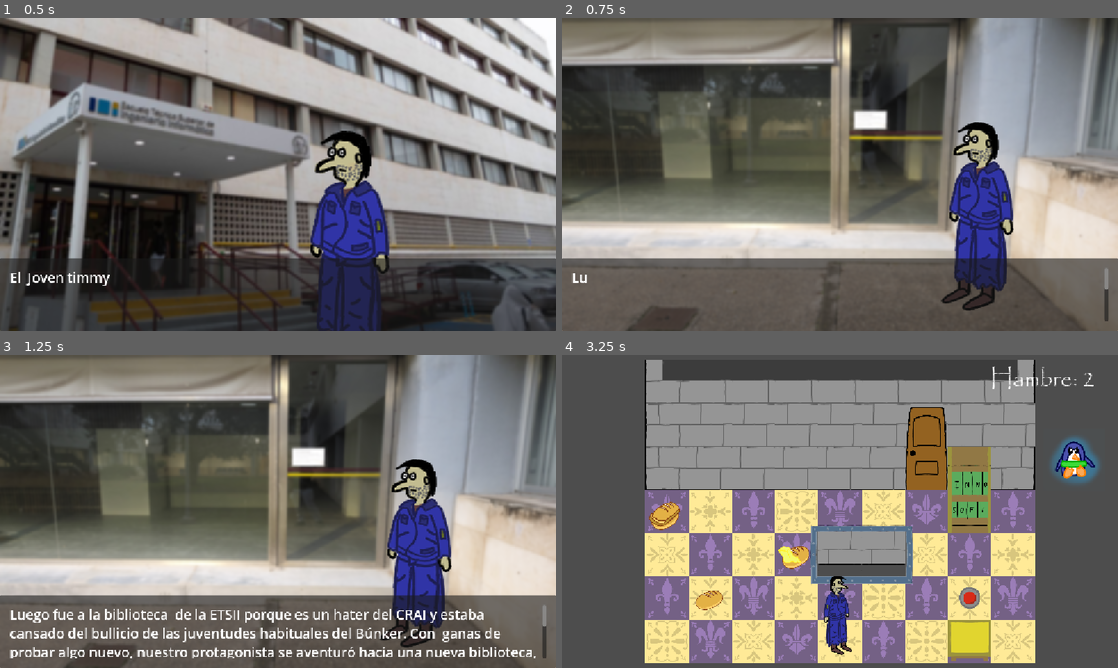
Above: before the commit, frames 1-4 (two rows, left to right).
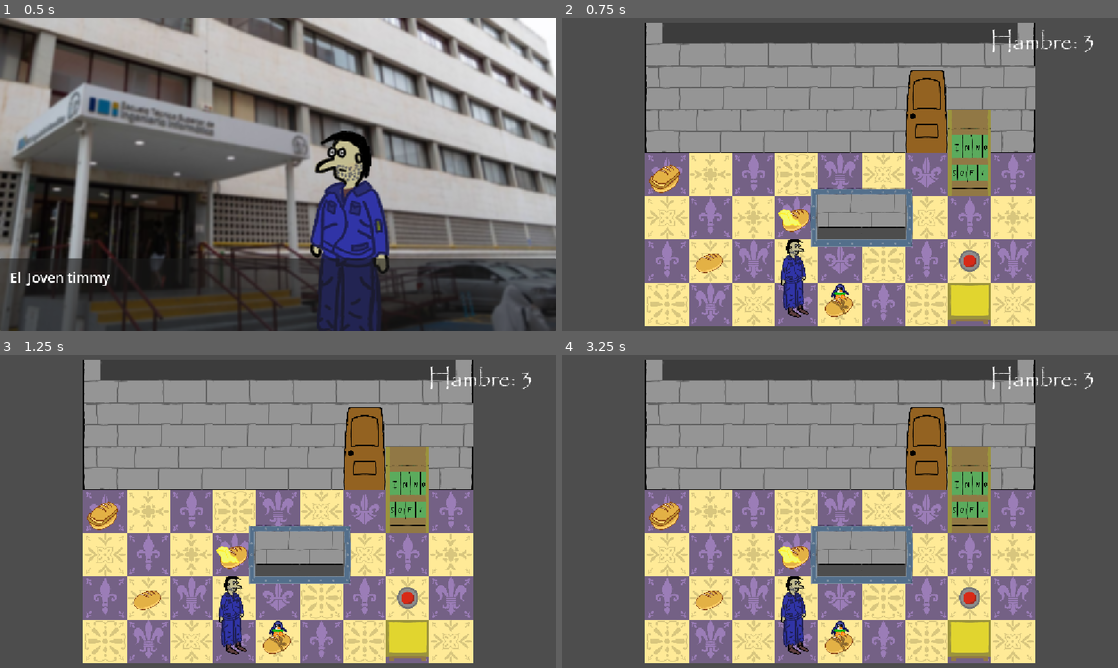
Above: after the commit, the same moments.

Repository: andresfdezc6/pan-sabe-mejor-que-llave-
Game: Godot game, scene res://Scenes/intro.tscn
Two runs of this game, one before a commit and one after it. Both use one fixed random seed, a clock stepped at 60 frames per second and the inputs below. The engine's default icon, where the game draws it, is replaced by a stand-in: a white triangle on a blue panel in a dark square.
Inputs (mouse positions are in pixels of both pictures, inside the frame that each line leads up to):
- Up to frame 1 (0.5 s): no input
- Up to frame 2 (0.75 s): tap Enter (ui_accept) at 0.5 s; move the mouse to (962, 158) at 0.52 s; hold Right (right) from 0.53 s (still down); tap R at 0.6 s; click (962, 158) at 0.67 s
- Up to frame 3 (1.25 s): keep holding Right (right); tap Enter (ui_accept) at 0.77 s
- Up to frame 4 (3.25 s): tap Enter (ui_accept) at 1.25, 1.52, 2, 3.02 s; move the mouse to (728, 527) at 1.27 s; release Right (right) at 1.28 s; hold S (down) 1.28-2.03 s; tap Space (interactuar) at 1.35, 2.75 s; tap R at 1.55, 2.1, 3.05 s; move the mouse to (895, 442) at 2.02 s; hold Right (right) 2.03-2.78 s; move the mouse to (812, 574) at 2.77 s; hold Up (up) from 2.78 s (still down); tap 1 at 2.85 s; click (812, 574) at 2.92 s

Frame 1 is identical in both runs. In frame 2, 87% of the frame differs, in the area x 0-100%, y 0-100%; in frame 3, 88%; in frame 4, 2.8%.

Commit message:
R como refresh

Diff:
--- a/Scripts/control.gd
+++ b/Scripts/control.gd
@@ -43,6 +43,8 @@
 		cargar_nivel_por_indice(indice_nivel_actual - 1)
 	elif event.physical_keycode == KEY_2:
 		cargar_siguiente_nivel()
+	elif event.physical_keycode == KEY_R:
+		cargar_nivel_por_indice(indice_nivel_actual)
 
 func cargar_nivel_por_indice(idx: int) -> void:
 	if idx >= 0 and idx < NIVELES.size():
